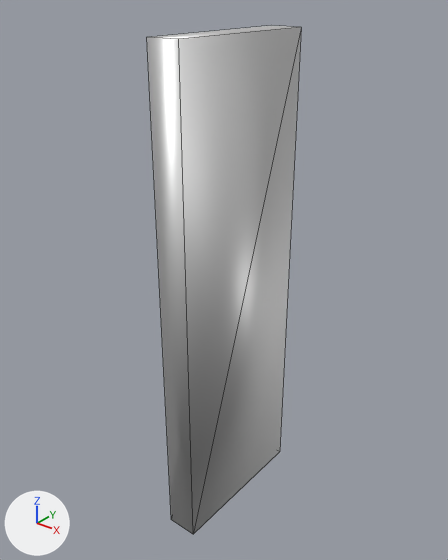
An edit to the FBX model Assets/Models/Workspace/Office_WallS.fbx, drawn before and after from the same camera.
The view is the same before and after, from a 50 mm lens placed at (1.97, -2.15, 3.24), pointed at (-0.15, 0.51, 1.59). The lights are fixed; the arrows at lower left show +X, +Y and +Z. Mesh edges are drawn as thin lines. Where no turn or scale is listed for an object, it has been applied to the vertices.

Objects in the first picture: 'Basic_WallS'.
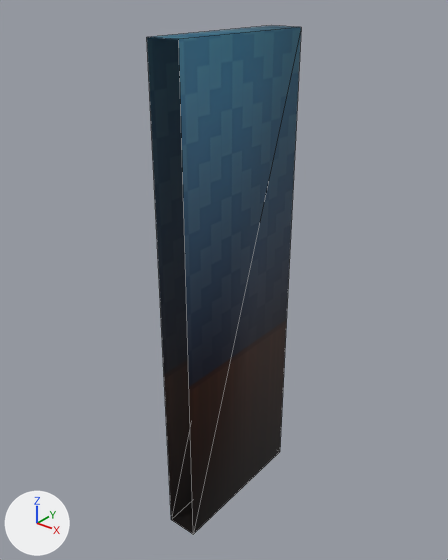
Where the change shows, as pixel boxes [x1, y1, x2, y2] in the pictures (448 x 560 px):
'Basic_WallS', surface changed, reshaped (grey to blue)
    both: [147, 26, 301, 534]
part 1 of me_basic_walls, deleted
    before: [147, 37, 193, 534]

The change, as a diff of the scene's bpy script:
```diff
--- a/Assets/Models/Workspace/Office_WallS.fbx.py
+++ b/Assets/Models/Workspace/Office_WallS.fbx.py
@@ img_t_wallfloor_bc_png @@
+img_t_wallfloor_bc_png = load_image('T_WallFloor_BC.png', '../RelaxAndOther/T_WallFloor_BC.png', 2048, 2048, 'sRGB')
@@ mat_m_wallfloor_001 @@
 mat_m_wallfloor_001 = principled_material('M_WallFloor.001')
-mat_m_wallfloor_001.base_color = (0.8, 0.8, 0.8)  # white #e7e7e7
-mat_m_wallfloor_001.metallic = 1.0
-mat_m_wallfloor_001.roughness = 0.553
+mat_m_wallfloor_001.texture = img_t_wallfloor_bc_png
+mat_m_wallfloor_001.roughness = 0.768
@@ me_basic_walls @@
 # used by ob_basic_walls; location = (0.0, 0.0, 0.0)
 # verts and faces of me_basic_walls; kept vertices keep their numbers, new ones are numbered from 8
 # before: 1 (0.0, 0.0, 0.0) at pixel (193, 534), 3 (0.0, 0.0, 3.0) at pixel (178, 39), 5 (-0.2, 0.0, 0.0) at pixel (171, 519), 7 (-0.2, 0.0, 3.0) at pixel (146, 37)
-me_basic_walls.from_pydata(...)  # 8 vertices, 8 faces; spans x -0.2..0.0, y 0.0..1.0, z 0.0..3.0
+me_basic_walls.from_pydata(...)  # 8 vertices, 6 faces; spans x -0.2..0.0, y 0.0..1.0, z 0.0..3.0
+# me_basic_walls part 1
+delete_faces([(1, 3, 7, 5)])
 me_basic_walls.materials.append(mat_m_wallfloor_001)
```
